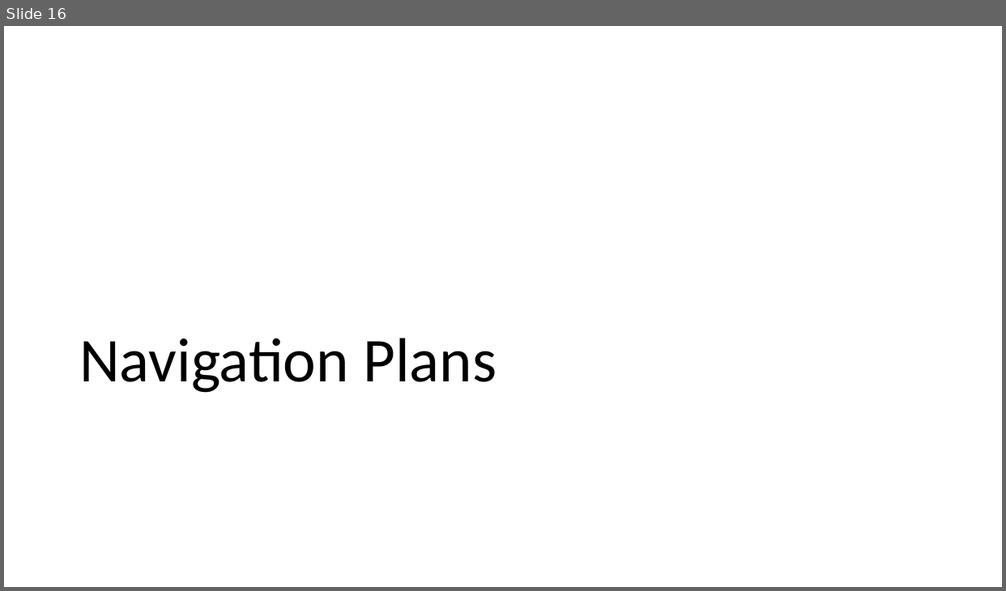
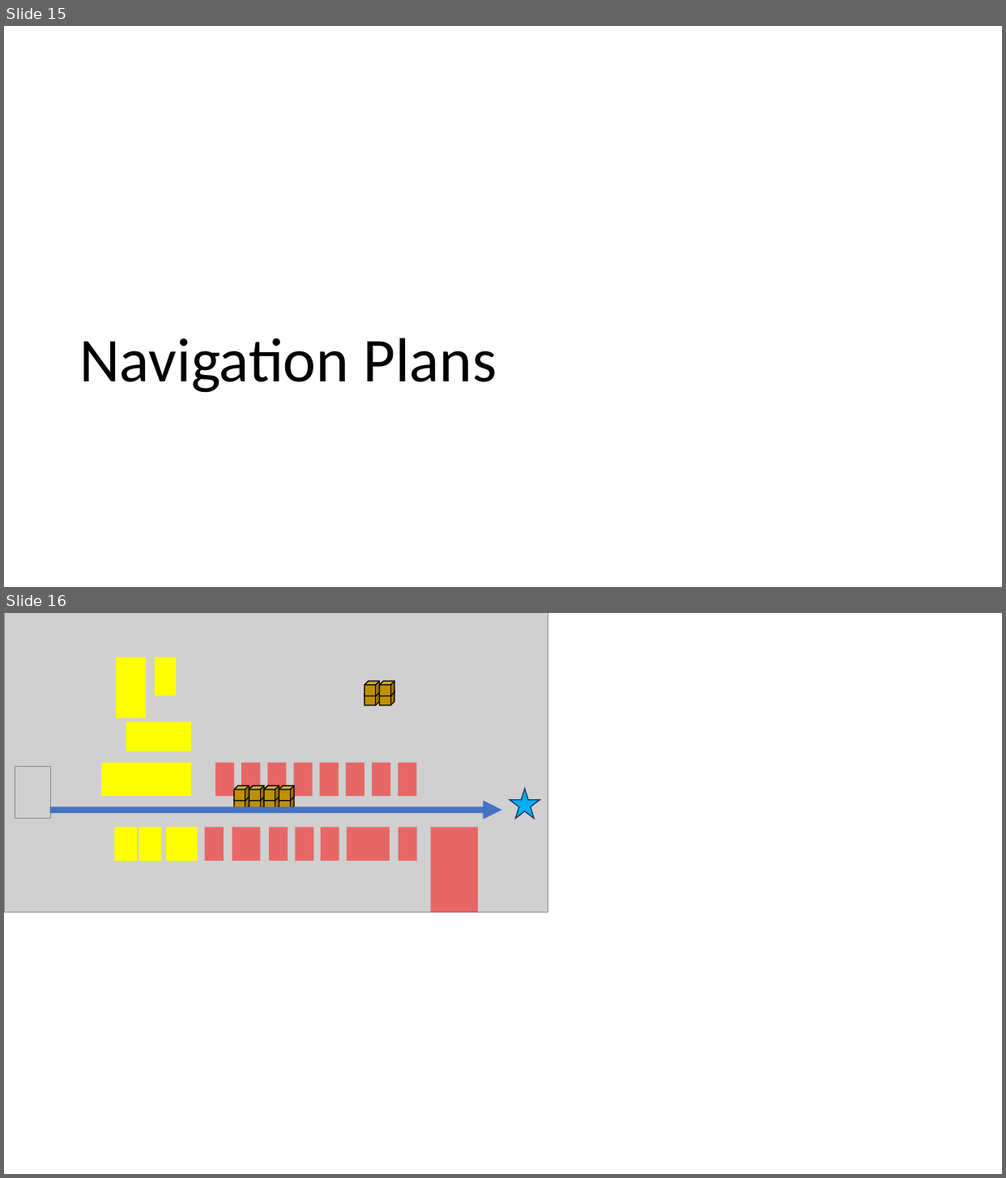
Before and after one commit to cmu-able/explainable-planning, a slide deck: XPlanningEvaluation/data/instruction/instruction.pptx. Shown one above the other, each under a label of ours: slide 16 before the commit, slides 15 and 16 after it. The pictures are 1006x591 and 1006x1178 pixels, drawn with LibreOffice and Linux fonts; fonts in the diff are those of the drawing; grey boxes stand for pictures. Boxes give left, top, right and bottom in pixels: in the first picture for what was removed or moved away, otherwise in the second. Text is boxed around its words. In the diff, an @@ line names an element or a change of style, - is before the commit and + after.

```diff
--- a/XPlanningEvaluation/data/instruction/instruction.pptx
+++ b/XPlanningEvaluation/data/instruction/instruction.pptx
@@ slide 16 added at [4, 613, 1002, 1174], background #FFFFFF @@
@@ picture added at [4, 613, 548, 913] @@
@@ rectangle added at [116, 658, 146, 718], fill #FFFF00 @@
@@ rectangle added at [155, 658, 177, 696], fill #FFFF00 @@
@@ group added at [364, 681, 394, 705]: 4 cubes @@
@@ rectangle added at [126, 722, 191, 751], fill #FFFF00 @@
@@ picture added at [15, 766, 50, 819] @@
@@ rectangle added at [101, 763, 191, 796], fill #FFFF00 @@
@@ rectangle added at [216, 763, 235, 796], fill #FF0000 at 50% opacity @@
@@ rectangle added at [241, 763, 260, 796], fill #FF0000 at 50% opacity @@
@@ rectangle added at [267, 763, 286, 796], fill #FF0000 at 50% opacity @@
@@ rectangle added at [294, 763, 313, 796], fill #FF0000 at 50% opacity @@
@@ rectangle added at [320, 763, 339, 796], fill #FF0000 at 50% opacity @@
@@ rectangle added at [346, 763, 364, 796], fill #FF0000 at 50% opacity @@
@@ rectangle added at [372, 763, 390, 796], fill #FF0000 at 50% opacity @@
@@ rectangle added at [398, 763, 416, 796], fill #FF0000 at 50% opacity @@
@@ group added at [234, 786, 294, 810]: 8 cubes @@
@@ star added at [510, 789, 540, 819], fill #00B0F0, outline #203864 1 pt @@
@@ arrow added from (49, 810) to (502, 810), #4472C4 6 pt @@
@@ rectangle added at [115, 827, 138, 861], fill #FFFF00 @@
@@ rectangle added at [138, 827, 161, 861], fill #FFFF00 @@
@@ rectangle added at [167, 827, 198, 861], fill #FFFF00 @@
@@ rectangle added at [205, 827, 224, 861], fill #FF0000 at 50% opacity @@
@@ rectangle added at [232, 827, 260, 861], fill #FF0000 at 50% opacity @@
@@ rectangle added at [269, 827, 288, 861], fill #FF0000 at 50% opacity @@
@@ rectangle added at [296, 827, 314, 861], fill #FF0000 at 50% opacity @@
@@ rectangle added at [321, 827, 339, 861], fill #FF0000 at 50% opacity @@
@@ rectangle added at [347, 827, 390, 861], fill #FF0000 at 50% opacity @@
@@ rectangle added at [398, 827, 417, 861], fill #FF0000 at 50% opacity @@
@@ rectangle added at [431, 827, 478, 913], fill #FF0000 at 50% opacity @@
@@ what was slide 16 is now slide 15 @@
```
Also in this commit, not shown: 9 slides changed, 3 other slides added, 5 slides removed.
